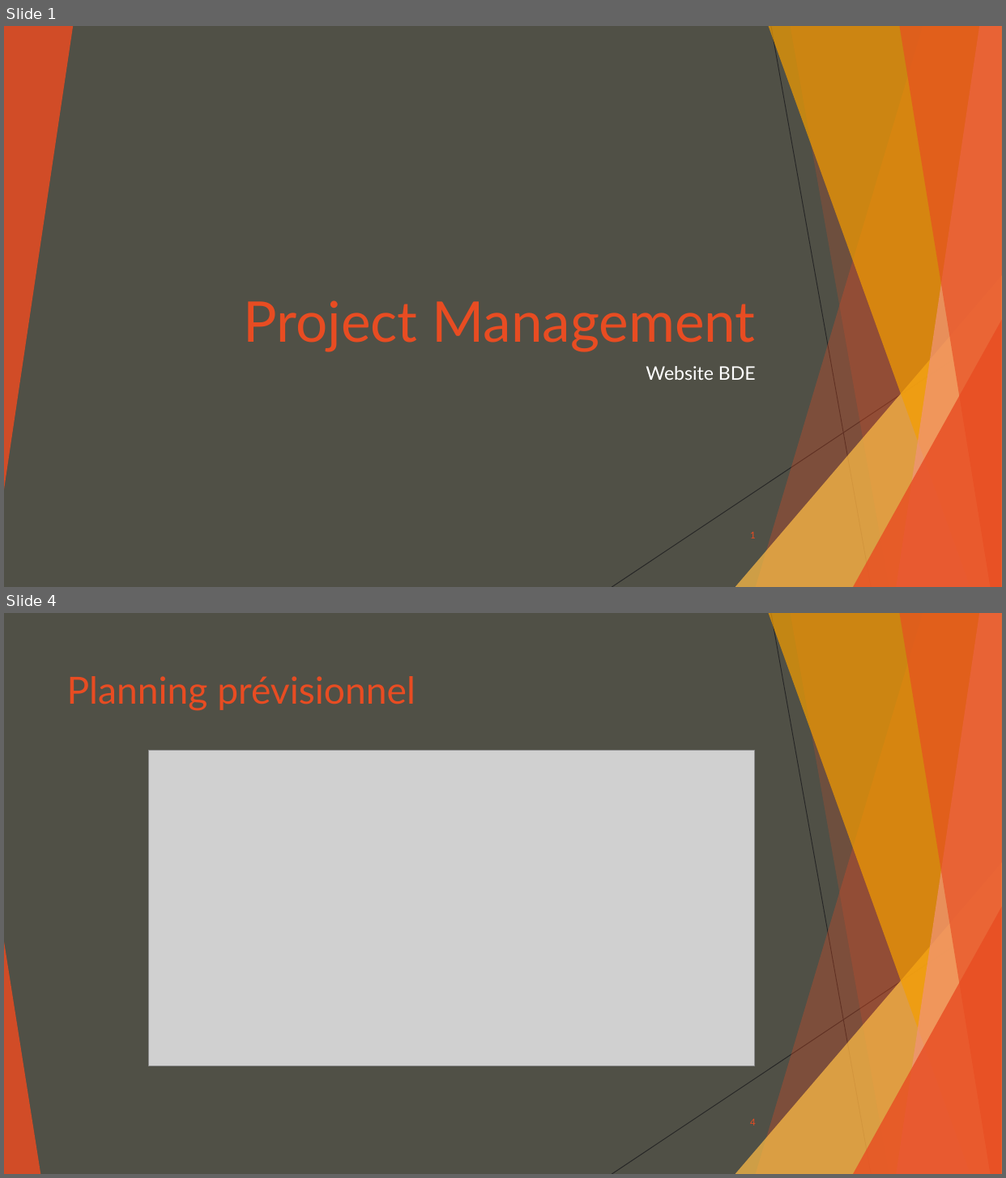
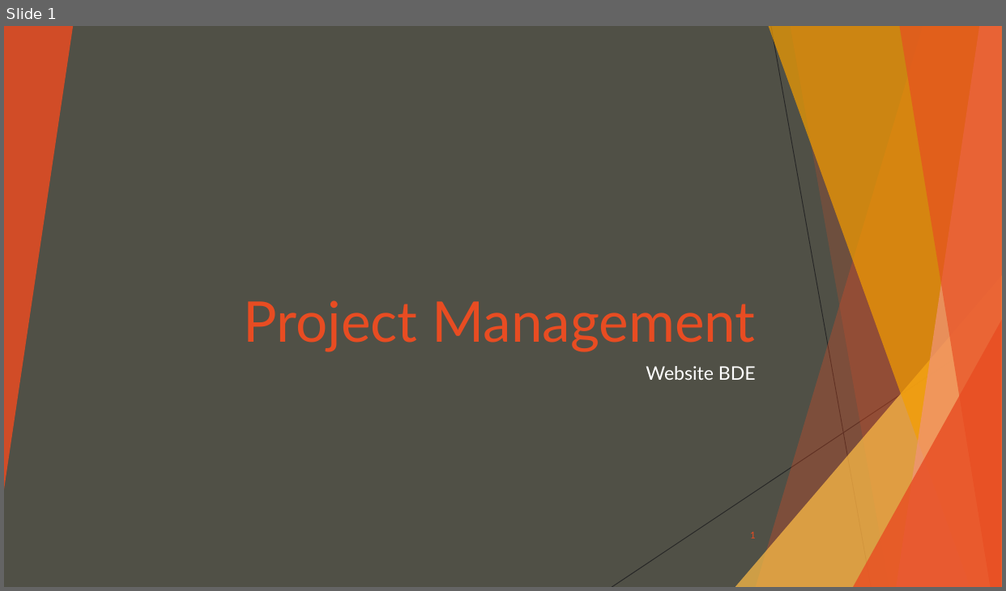
Before and after one commit to Happocalypse/ProjetSiteWebBDE, a slide deck: Project Management.pptx. Shown one above the other, each under a label of ours: slides 1 and 4 before the commit, slide 1 after it; the slides between them are not shown. The pictures are 1006x1178 and 1006x591 pixels, drawn with LibreOffice and Linux fonts; fonts in the diff are those of the drawing; grey boxes stand for pictures. Boxes give left, top, right and bottom in pixels: in the first picture for what was removed or moved away, otherwise in the second. Text is boxed around its words. In the diff, an @@ line names an element or a change of style, - is before the commit and + after.

```diff
--- a/Project Management.pptx
+++ b/Project Management.pptx
@@ slide 4 removed at bbox=[4, 613, 1002, 1174], background #505046; not listed: 9 template elements that a slide beside it also shows @@
@@ title removed at bbox=[67, 676, 415, 711] @@
-Planning prévisionnel
@@ picture removed at bbox=[148, 751, 754, 1067] @@
@@ triangle removed at bbox=[4, 942, 40, 1174] @@
@@ page number removed at bbox=[750, 1119, 756, 1126] @@
-4
```
Also in this commit, not shown: 1 slide changed, 11 slides added, 12 other slides removed, 1 other file.
